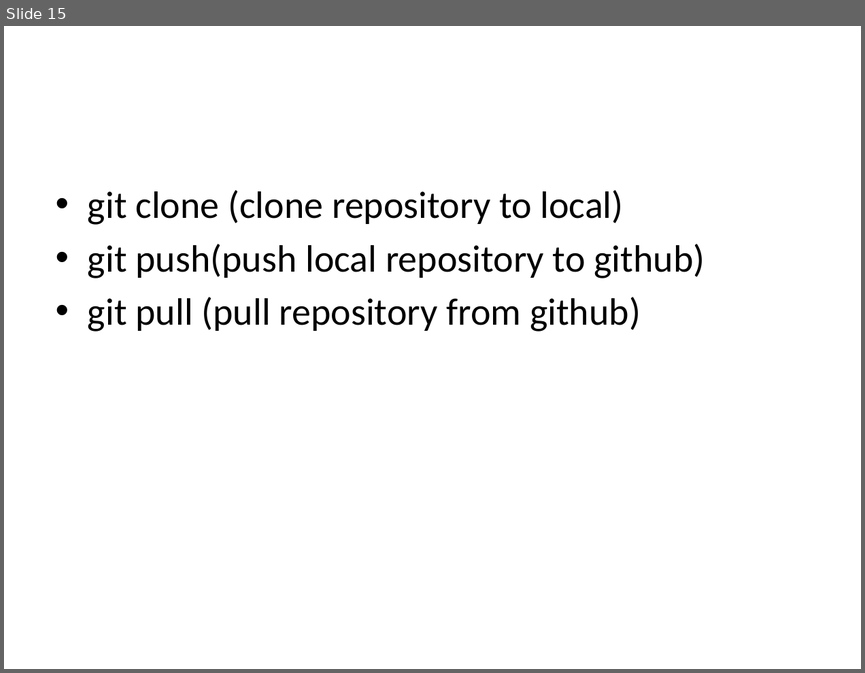
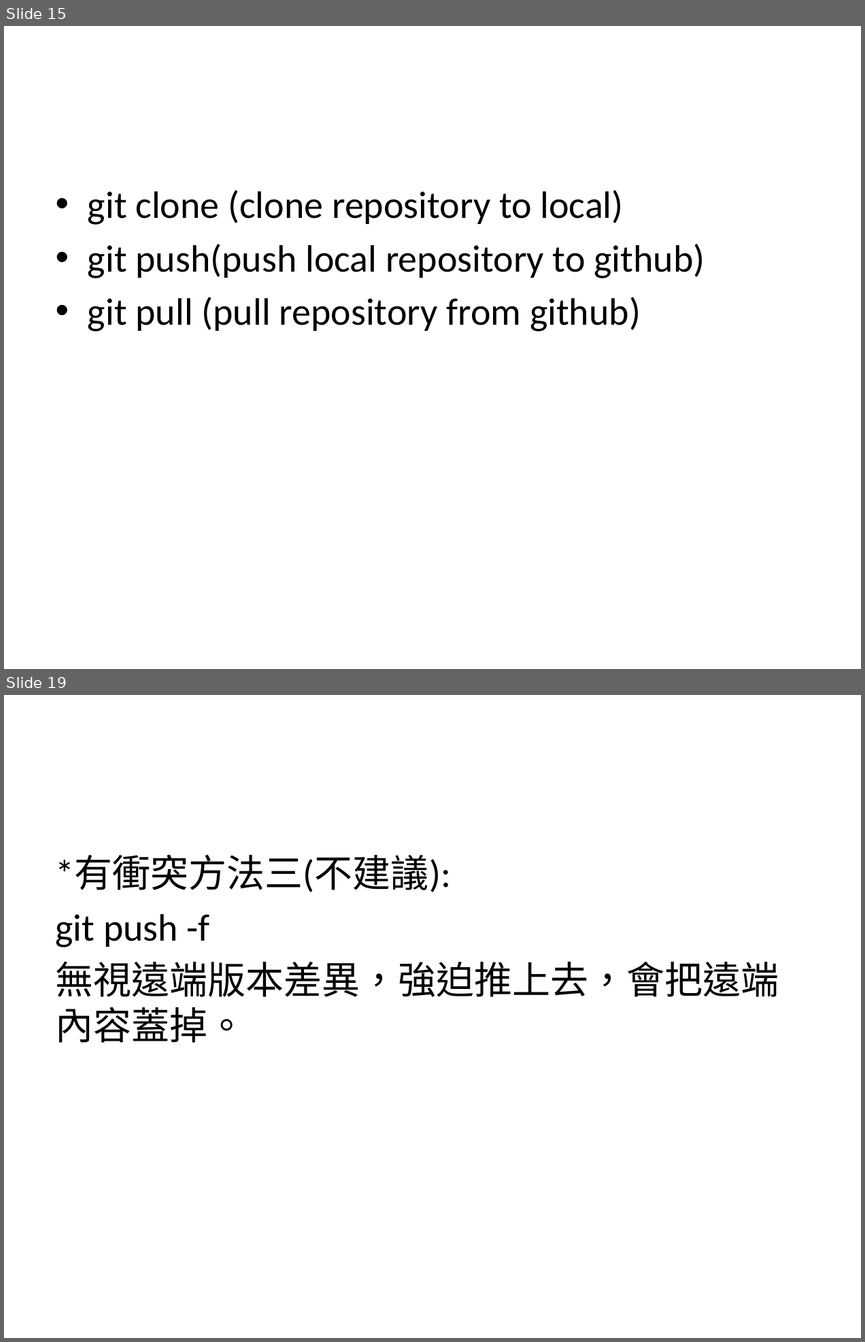
Before and after one commit to Howard0501/test, a slide deck: github_tutorial.pptx. Shown one above the other, each under a label of ours: slide 15 before the commit, slides 15 and 19 after it; the slides between them are not shown. The pictures are 865x673 and 865x1342 pixels, drawn with LibreOffice and Linux fonts; fonts in the diff are those of the drawing. Boxes give left, top, right and bottom in pixels: in the first picture for what was removed or moved away, otherwise in the second. Text is boxed around its words. In the diff, an @@ line names an element or a change of style, - is before the commit and + after.

```diff
--- a/github_tutorial.pptx
+++ b/github_tutorial.pptx
@@ slide 19 added at (x1=4, y1=695, x2=861, y2=1338), background #FFFFFF @@
@@ text added at (x1=56, y1=855, x2=779, y2=1042), 32 pt, text #000000 @@
+*有衝突方法三(不建議):
+git push -f
+無視遠端版本差異，強迫推上去，會把遠端內容蓋掉。
```
Also in this commit, not shown: 1 slide changed, 3 other slides added.
